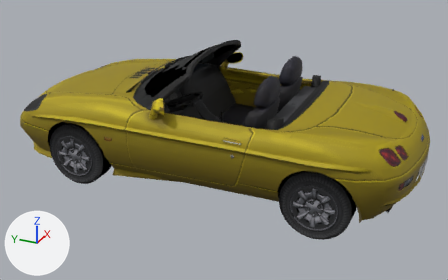
What one commit did to the glTF model dealership/public/gran-turismo-4/previews/fiat0003.glb.
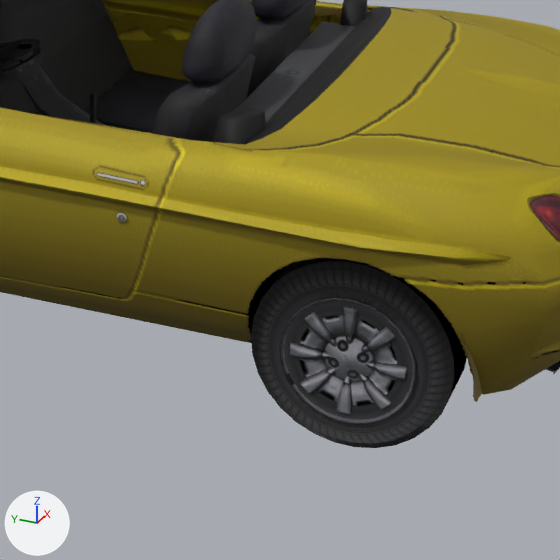
The first picture shows the older version from a 50 mm lens placed at (-4.93, -2.22, 2.66), pointed at (-0.06, -0.03, 0.22). The close-ups show the older and then the newer version on the part from 42% to 87% of the width and 28% to 100% of the height of that picture. Only the edits that show in the close-ups are written down. The lights are fixed; the arrows at lower left show +X, +Y and +Z.

In view in the first close-up: 'body', 'tire_rear_left', 'wheel_rear_left'.
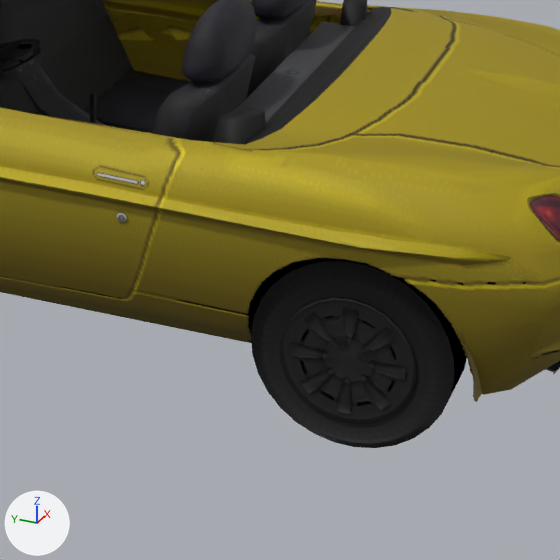
Boxes [x1, y1, x2, y2] around the edits, measured in the close-ups (560 x 560 px):
'wheel_rear_left', recoloured (grey to black)
    both: [279, 298, 416, 424]

Diff of the bpy script that builds the scene:
```diff
--- a/dealership/public/gran-turismo-4/previews/fiat0003.glb.py
+++ b/dealership/public/gran-turismo-4/previews/fiat0003.glb.py
@@ mat_wheel_rear_set0_tex0_mat0_mask_paint0 @@
+mat_wheel_rear_set0_tex0_mat0_mask_paint0 = bpy.data.materials.new('wheel_rear/set0/tex0/mat0/MASK/paint0')
+# colours: dark grey #303030
+# uses the picture img_wheel_front_set0_tex0
@@ me_wheel_rear @@
 me_wheel_rear.from_pydata(...)  # 729 vertices, 1136 faces; spans x 0.055..0.107, y -0.2..0.2, z -0.2..0.2
-me_wheel_rear.materials.append(mat_wheel_rear_set0_tex0_mask)  # picture img_wheel_rear_set0_tex0
+me_wheel_rear.materials.append(mat_wheel_rear_set0_tex0_mat0_mask_paint0)
```
